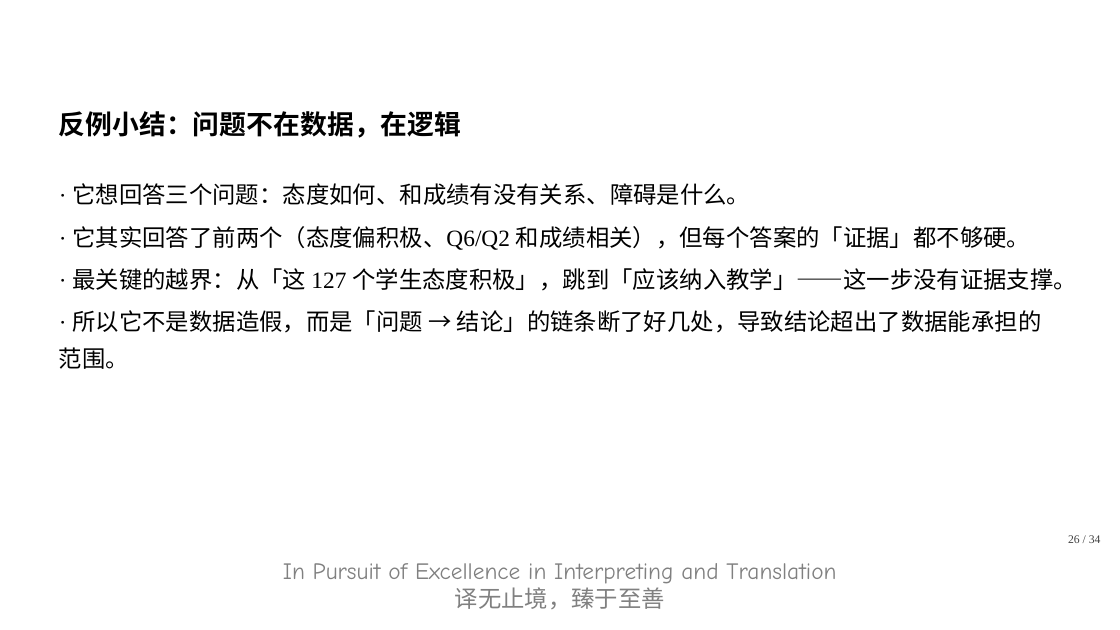
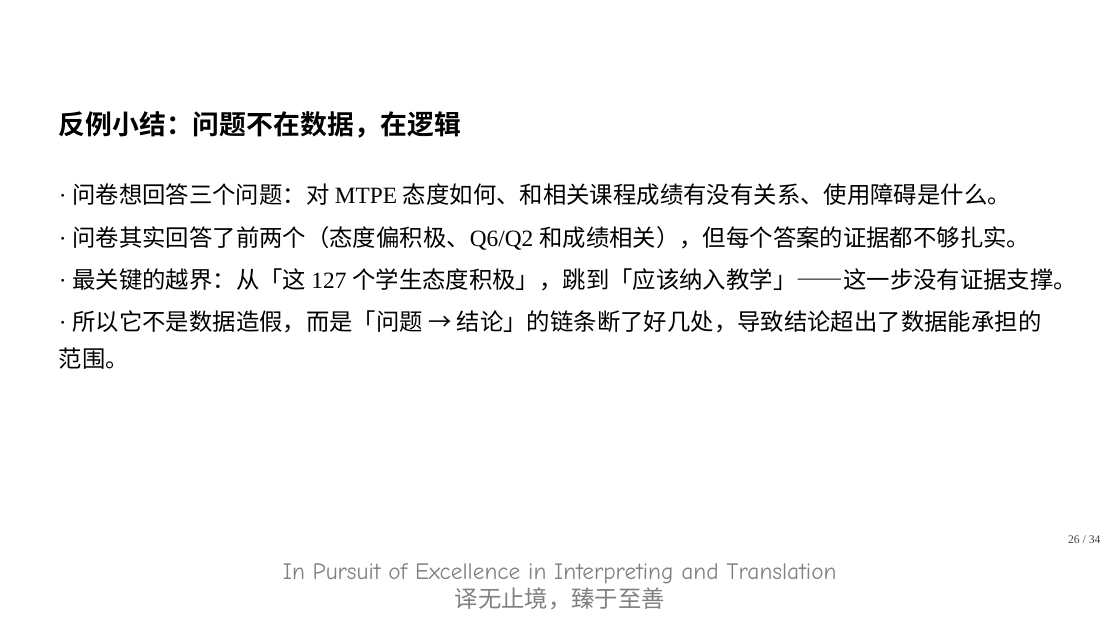
Before and after one commit to CodingGeoff/translation-research-202610, a slide deck: slide 26 of 翻译研究方法/第1组/问卷调查法正反例_v14.pptx. Drawn at 1120x630 pixels with LibreOffice and Linux fonts; fonts in the diff are those of the drawing; background and template pictures are left out. Boxes give left, top, right and bottom in pixels: in the first picture for what was removed or moved away, otherwise in the second. Text is boxed around its words. In the diff, an @@ line names an element or a change of style, - is before the commit and + after.

Commit message:
fix(翻译研究方法第1组): 字体设置补充a:hAnsi标签并更新问卷法正反例PPT

```diff
--- a/翻译研究方法/第1组/问卷调查法正反例_v14.pptx
+++ b/翻译研究方法/第1组/问卷调查法正反例_v14.pptx
@@ text at (72, 183, 1030, 250): text changed @@
-· 它想回答三个问题：态度如何、和成绩有没有关系、障碍是什么。
-· 它其实回答了前两个（态度偏积极、Q6/Q2 和成绩相关），但每个答案的「证据」都不够硬。
+· 问卷想回答三个问题：对 MTPE 态度如何、和相关课程成绩有没有关系、使用障碍是什么。
+· 问卷其实回答了前两个（态度偏积极、Q6/Q2 和成绩相关），但每个答案的证据都不够扎实。
```
Also in this commit, not shown: 17 other slides changed, 1 slide added, 20 other files.
